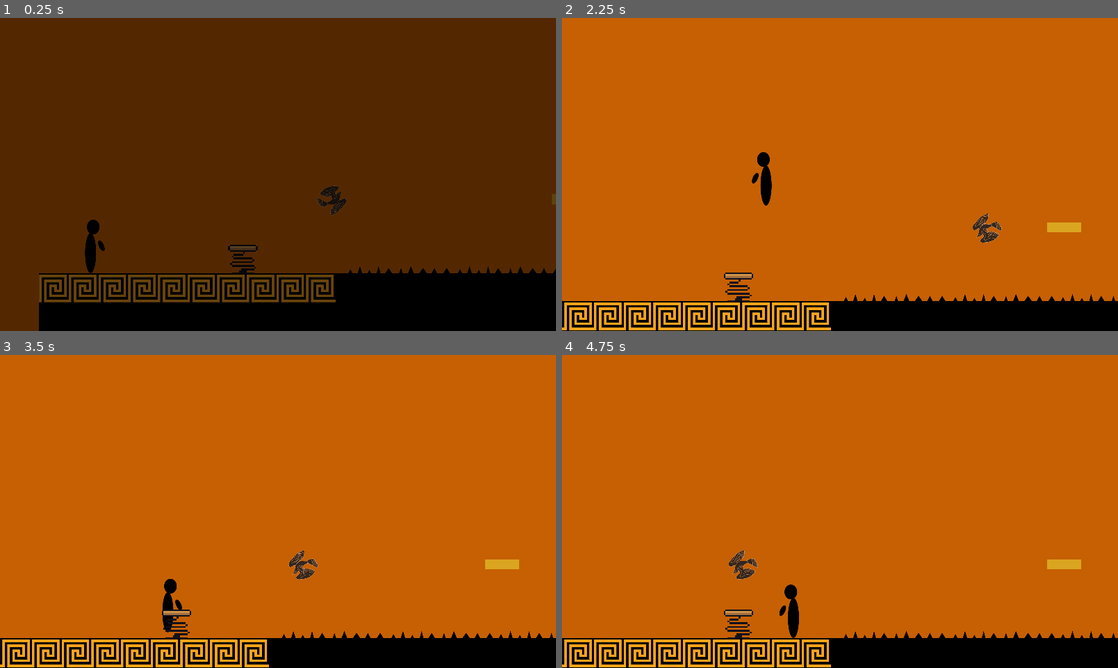
Above: before the commit, frames 1-4 (two rows, left to right).
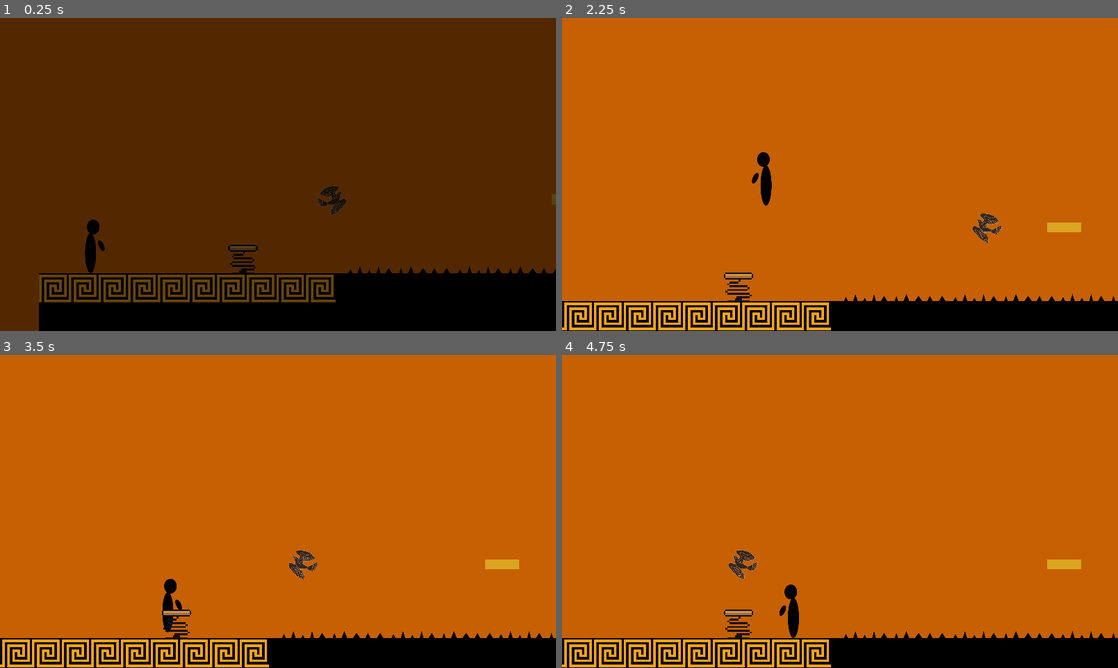
Above: after the commit, the same moments.

Repository: franmatijevic/GreekPlatformer
Game: Godot game, scene res://src/myths/myth_1/levels/level_2.tscn
Same seed, same stepped clock (60 frames per second), same inputs: the game is played once before the commit and once after it. This scene is started directly instead of the project's main scene. The engine's default icon, where the game draws it, is replaced by a stand-in: a white triangle on a blue panel in a dark square.
Inputs:
- Up to frame 1 (0.25 s): no input
- Up to frame 2 (2.25 s): tap Enter (ui_accept) at 0.5, 0.77, 1.52 s; hold D (right) 0.53-2.03 s; tap Space (pickThrow) at 0.6, 2.1 s; tap F (shoot) at 1.35 s; hold A (left) from 2.03 s (still down)
- Up to frame 3 (3.5 s): release A (left) at 2.78 s; hold D (right) from 2.78 s (still down); tap F (shoot) at 2.85 s; tap Enter (ui_accept) at 3.02 s
- Up to frame 4 (4.75 s): tap Space (pickThrow) at 3.6 s; tap Enter (ui_accept) at 3.77, 4.52 s; release D (right) at 4.28 s; hold A (left) from 4.28 s (still down); tap F (shoot) at 4.35 s

The runs differ from the first frame. In frame 2, 0.3% of the frame differs, in the area x 73-80%, y 62-72%; in frame 3, 0.3%; in frame 4, 0.3%, in the area x 30-36%, y 62-72%.

Commit message:
Popravljene ptice, izeditan demo, preveden tekst na engleski

Diff:
--- a/greekplatformer/src/dialogue/level_1_dialogue/lvl_1.json
+++ b/greekplatformer/src/dialogue/level_1_dialogue/lvl_1.json
@@ -1,20 +1,19 @@
 {
 	"lvl_1_1": [
-		{"speaker": "Zeus", "text": "Zaustavi se!", "action": "none"},
-		{"speaker": "Zeus", "text": "Oh... Ti si Prometeje", "action": "move_to", "parameters": {"targetPosition": [-99, 111]}},
-		{"speaker": "Zeus", "text": "A što to radiš?", "action": "none"},
-		{"speaker": "Zeus", "text": "Nije valjda da mi ideš činiti nešto iza leđa?", "action": "none"},
-		{"speaker": "Zeus", "text": "Je li?", "action": "none"},
-		{"speaker": "Prometej", "text": "Zeuse, dopusti mi da odnesem vatru ljudima!", "action": "none"},
-		{"speaker": "Prometej", "text": "Smrzavaju se bez njene topline.", "action": "none"},
-		{"speaker": "Prometej", "text": "Ne mogu dozvoliti da moja stvorenja pate-", "action": "none"},
-		{"speaker": "Zeus", "text": "Nipošto!!!", "action": "none"},
-		{"speaker": "Zeus", "text": "Znaš da su me prevarili Prometeje.", "action": "none"},
-		{"speaker": "Zeus", "text": "Sad moraju platiti kaznu.", "action": "none"},
-		{"speaker": "Zeus", "text": "Nemoj ni slučajno pomisliti da me upitaš takvo nešto ponovno!", "action": "none"},
-		{"speaker": "Zeus", "text": "A sada zbogom!", "action": "none"},
-		{"speaker": "Zeus", "text": "Odnosno...", "action": "none"},
-		{"speaker": "Zeus", "text": "Szeusom.", "action": "exit"},
-		{"speaker": "Prometej", "text": "Čini se da ću morati uzeti stvari u svoje ruke...", "action": "none"},
+		{"speaker": "Zeus", "text": "Who goes there?", "action": "none"},
+		{"speaker": "Zeus", "text": "Oh... It is you Prometheus", "action": "move_to", "parameters": {"targetPosition": [-99, 111]}},
+		{"speaker": "Zeus", "text": "What are you up to?", "action": "none"},
+		{"speaker": "Zeus", "text": "I sure hope you're not thinking of doing something devious behind my back!", "action": "none"},
+		{"speaker": "Prometej", "text": "Zeus, let me bring fire to the people!", "action": "none"},
+		{"speaker": "Prometej", "text": "They're freezing without its warmth.", "action": "none"},
+		{"speaker": "Prometej", "text": "I can't allow for my people to suffer-", "action": "none"},
+		{"speaker": "Zeus", "text": "IT IS OUT OF THE QUESTION!!!", "action": "none"},
+		{"speaker": "Zeus", "text": "You know they've swindled me.", "action": "none"},
+		{"speaker": "Zeus", "text": "And now they have to pay!", "action": "none"},
+		{"speaker": "Zeus", "text": "Don't even think of asking me something preposterous like that ever again!", "action": "none"},
+		{"speaker": "Zeus", "text": "Now... I've got to bolt.", "action": "none"},
+		{"speaker": "Zeus", "text": "Get it haha?", "action": "none"},
+		{"speaker": "Zeus", "text": "Bolt.", "action": "exit"},
+		{"speaker": "Prometej", "text": "Looks like I'll need to take matters into my own hands...", "action": "none"},
 	]
 }
--- /dev/null
+++ b/greekplatformer/src/dialogue/level_2_dialogue/lvl_2_help_1.json
@@ -0,0 +1,8 @@
+{
+	"lvl_2_help_1": [
+		{"speaker": "Atena", "text": "You can pick up rocks using the SPACE button.", "action": "none"},
+		{"speaker": "Atena", "text": "You can also throw rocks with SPACE.", "action": "none"},
+		{"speaker": "Atena", "text": "You can calmly drop rocks with S.", "action": "none"},
+		{"speaker": "Atena", "text": "Good luck!", "action": "exit"}
+	]
+}
--- a/greekplatformer/src/environment/bird/birdPatrol.gd
+++ b/greekplatformer/src/environment/bird/birdPatrol.gd
@@ -16,4 +16,7 @@
 		pathFollow.progress_ratio = 0
 
 
-	get_node("BirdSprite").rotation= previous_position.angle_to_point(global_position)
+	if global_position.x < previous_position.x:
+		get_node("BirdSprite").scale.x = -abs(get_node("BirdSprite").scale.x)
+	else:
+		get_node("BirdSprite").scale.x = abs(get_node("BirdSprite").scale.x)
--- a/greekplatformer/src/items/rock.tscn
+++ b/greekplatformer/src/items/rock.tscn
@@ -1,7 +1,7 @@
 [gd_scene load_steps=5 format=3 uid="uid://bajynjcw0ua61"]
 
 [ext_resource type="Script" path="res://src/items/itemScripts/throwable.gd" id="1_nq7h8"]
-[ext_resource type="Texture2D" uid="uid://byuldulfb025u" path="res://src/items/throwableArt/Rock.png" id="2_47si2"]
+[ext_resource type="Texture2D" uid="uid://coijiwvk01vhu" path="res://src/environment/environmentArt/kamen.png" id="2_if2ul"]
 
 [sub_resource type="CircleShape2D" id="CircleShape2D_1n4di"]
 radius = 57.85
@@ -21,8 +21,8 @@
 
 [node name="Sprite2D" type="Sprite2D" parent="."]
 position = Vector2(-1, 1.52588e-05)
-scale = Vector2(0.340782, 0.391847)
-texture = ExtResource("2_47si2")
+scale = Vector2(0.0631716, 0.0726377)
+texture = ExtResource("2_if2ul")
 
 [node name="CollisionShape2D" type="CollisionShape2D" parent="."]
 position = Vector2(-0.5, 0)
--- a/greekplatformer/src/levels/test_level_rooms/plate_plat_3.tscn
+++ b/greekplatformer/src/levels/test_level_rooms/plate_plat_3.tscn
@@ -90,6 +90,7 @@
 loop = false
 
 [node name="BlockDoor" parent="Objects/Path2D/PathFollow2D" index="0" instance=ExtResource("7_5amlh")]
+position = Vector2(0, -207)
 scale = Vector2(2, 1)
 speed = 250.0
 
--- /dev/null
+++ b/greekplatformer/src/myths/myth_1/levels/level_2_demo.tscn
@@ -0,0 +1,65 @@
+[gd_scene load_steps=15 format=3 uid="uid://bn1xvc3cih87u"]
+
+[ext_resource type="PackedScene" uid="uid://dj8amtyq3pmuk" path="res://src/levels/generic_level.tscn" id="1_tgts0"]
+[ext_resource type="PackedScene" uid="uid://djhrg1dr3rm7p" path="res://src/player/prometheus/prometheus.tscn" id="2_c1khh"]
+[ext_resource type="PackedScene" uid="uid://bjwpcl3f268h5" path="res://src/myths/myth_1/rooms/roomsLevel2/soba_1.tscn" id="3_rmvbu"]
+[ext_resource type="PackedScene" uid="uid://bfogytv5q02fn" path="res://src/myths/myth_1/rooms/roomsLevel2/soba_2.tscn" id="4_j0yus"]
+[ext_resource type="PackedScene" uid="uid://cuxjdcuj3e2bj" path="res://src/myths/myth_1/rooms/roomsLevel2/soba_3.tscn" id="5_7io3i"]
+[ext_resource type="PackedScene" uid="uid://ihf0fm4fvepw" path="res://src/myths/myth_1/rooms/roomsLevel2/soba_4.tscn" id="6_0xduo"]
+[ext_resource type="PackedScene" uid="uid://cry7ue7lta84u" path="res://src/myths/myth_1/rooms/roomsLevel2/soba_5.tscn" id="7_sr2b7"]
+[ext_resource type="PackedScene" uid="uid://c16evoraxqlrq" path="res://src/levels/test_level_rooms/simpleTrap.tscn" id="8_w1xxh"]
+[ext_resource type="PackedScene" uid="uid://cqg1pv7i27vfe" path="res://src/levels/test_level_rooms/cloud_rock.tscn" id="9_vrl5g"]
+[ext_resource type="PackedScene" uid="uid://dx6pbtihboj8g" path="res://src/levels/test_level_rooms/platePlat1.tscn" id="10_0wjwh"]
+[ext_resource type="PackedScene" uid="uid://dmjewtowkouuf" path="res://src/levels/test_level_rooms/plate_plat_3.tscn" id="11_6lw1u"]
+[ext_resource type="PackedScene" uid="uid://q0fd5uttpyas" path="res://src/levels/test_level_rooms/train_1.tscn" id="12_rguj4"]
+[ext_resource type="PackedScene" uid="uid://ddcmg04sjxibr" path="res://src/levels/test_level_rooms/simple_catch.tscn" id="13_otkbe"]
+[ext_resource type="PackedScene" uid="uid://msbx403o64vi" path="res://src/levels/test_level_rooms/trickthrow.tscn" id="14_1hxlx"]
+
+[node name="level2" node_paths=PackedStringArray("current_room") instance=ExtResource("1_tgts0")]
+position = Vector2(36, -7)
+current_room = NodePath("Soba1")
+
+[node name="Camera" parent="." index="3" node_paths=PackedStringArray("player")]
+player = NodePath("../Player")
+
+[node name="Player" parent="." index="4" instance=ExtResource("2_c1khh")]
+position = Vector2(-1386, 136)
+
+[node name="Soba1" parent="." index="5" instance=ExtResource("3_rmvbu")]
+position = Vector2(-1517, -785)
+
+[node name="Soba2" parent="." index="6" instance=ExtResource("4_j0yus")]
+position = Vector2(4069, 6761)
+
+[node name="Soba3" parent="." index="7" instance=ExtResource("5_7io3i")]
+position = Vector2(14459, 6520)
+
+[node name="Soba4" parent="." index="8" instance=ExtResource("6_0xduo")]
+position = Vector2(21392, 6483)
+
+[node name="Soba5" parent="." index="9" instance=ExtResource("7_sr2b7")]
+position = Vector2(29090, 5890)
+
+[node name="CanvasLayerPause" parent="." index="10"]
+follow_viewport_scale = 377.106
+
+[node name="Room" parent="." index="11" instance=ExtResource("8_w1xxh")]
+position = Vector2(5018, -145)
+
+[node name="CloudRock" parent="." index="12" instance=ExtResource("9_vrl5g")]
+position = Vector2(7066, -401)
+
+[node name="PlatePlatform" parent="." index="13" instance=ExtResource("10_0wjwh")]
+position = Vector2(9370, -529)
+
+[node name="platePlat3" parent="." index="14" instance=ExtResource("11_6lw1u")]
+position = Vector2(11930, -529)
+
+[node name="Train1" parent="." index="15" instance=ExtResource("12_rguj4")]
+position = Vector2(16410, -1937)
+
+[node name="SimpleCatch" parent="." index="16" instance=ExtResource("13_otkbe")]
+position = Vector2(21658, -1937)
+
+[node name="Room2" parent="." index="17" instance=ExtResource("14_1hxlx")]
+position = Vector2(24090, -2833)
--- a/greekplatformer/src/myths/myth_1/rooms/roomsLevel1/MountainEntrance.tscn
+++ b/greekplatformer/src/myths/myth_1/rooms/roomsLevel1/MountainEntrance.tscn
@@ -20,6 +20,7 @@
 [node name="Passage" parent="Objects" index="0" instance=ExtResource("2_ojp7v")]
 z_index = -1
 position = Vector2(-184, 168)
+path = "res://src/myths/myth_1/levels/level_2_demo.tscn"
 
 [node name="LongPlatform" parent="Objects" index="1" instance=ExtResource("3_5n5mi")]
 position = Vector2(-64, 272)
Binary file added: greekplatformer/src/environment/NPCs/NPCArt/Atena/athena.png
Not shown, added: greekplatformer/src/environment/NPCs/NPCArt/Atena/athena.png.import
